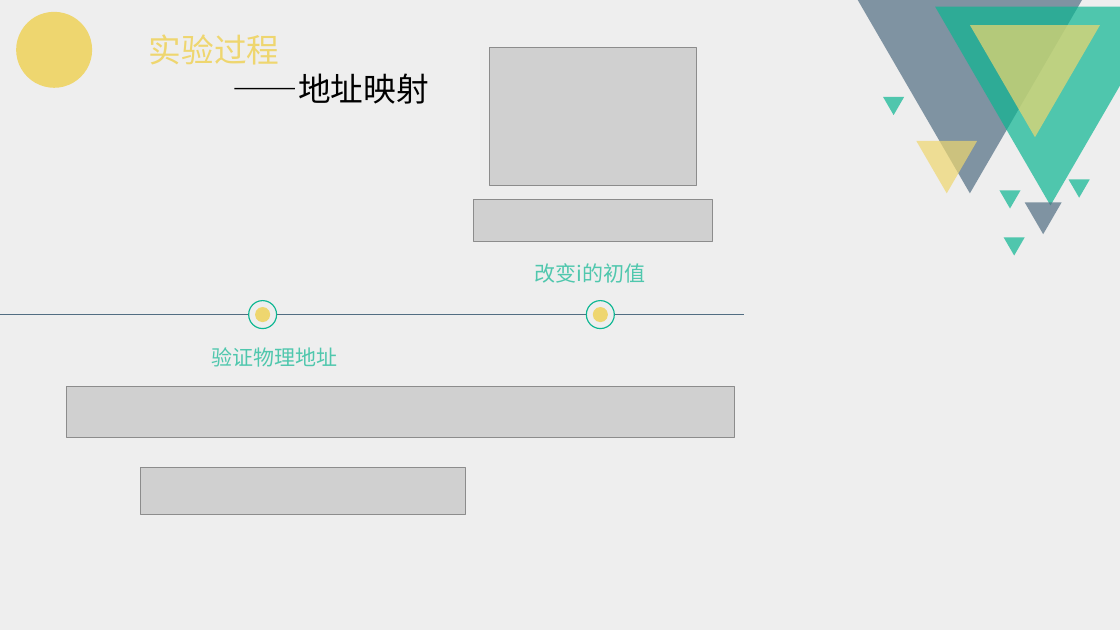
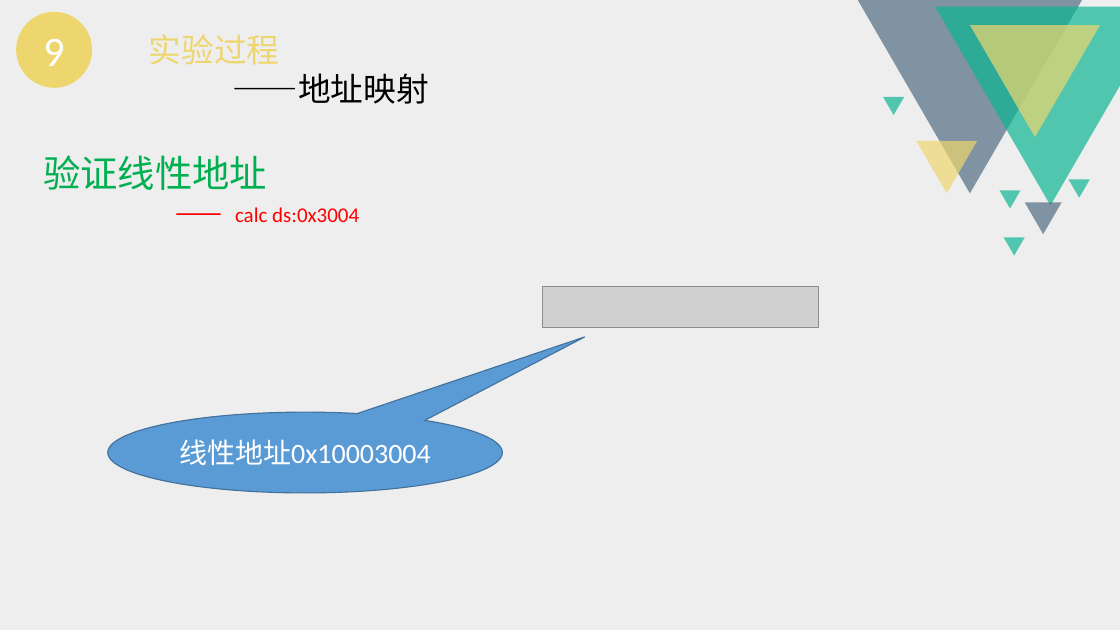
Before and after one commit to HITAmigos/MIC, a slide deck: slide 13 of oslab_report/oslab5.pptx (slide 8 before the commit). Drawn at 1120x630 pixels with LibreOffice and Linux fonts; fonts in the diff are those of the drawing; grey boxes stand for pictures. Boxes give left, top, right and bottom in pixels: in the first picture for what was removed or moved away, otherwise in the second. Text is boxed around its words. In the diff, an @@ line names an element or a change of style, - is before the commit and + after.

```diff
--- a/oslab_report/oslab5.pptx
+++ b/oslab_report/oslab5.pptx
@@ text in ellipse at [43,39,64,66]: text added @@
+9
@@ picture removed at [489,48,697,186] @@
@@ text added at [43,155,359,222], 18 pt, text #FF0000 @@
+验证线性地址
+—— calc ds:0x3004
@@ picture removed at [473,200,712,241] @@
@@ text removed at [535,263,646,283] @@
-改变i的初值
@@ picture added at [542,287,818,328] @@
@@ line removed from (0, 315) to (744, 315) @@
@@ ellipse removed at [249,301,276,329] @@
@@ ellipse removed at [255,307,271,322] @@
@@ ellipse removed at [586,301,614,329] @@
@@ ellipse removed at [593,307,608,322] @@
@@ text removed at [211,347,337,367] @@
-验证物理地址
@@ picture removed at [66,386,734,438] @@
@@ speech bubble added at [108,413,502,493], fill #5B9BD5, outline #43739E 1 pt, 24 pt, text #FFFFFF @@
+线性地址0x10003004
@@ picture removed at [141,468,465,514] @@
```
Also in this commit, not shown: 2 other slides changed, 16 slides added, 3 slides removed, 5 other files.
